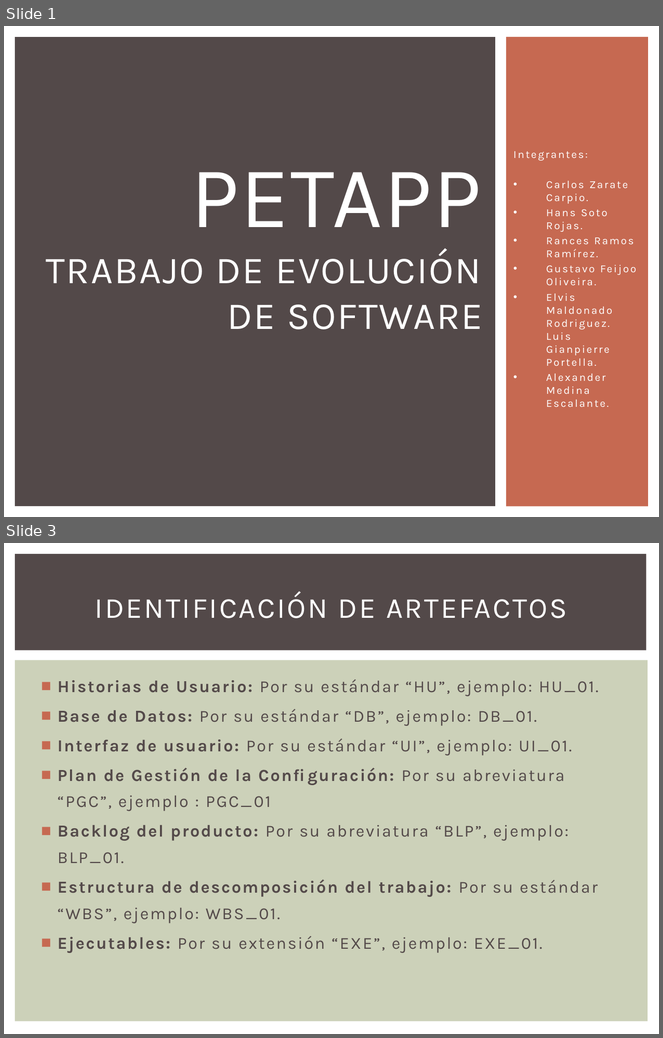
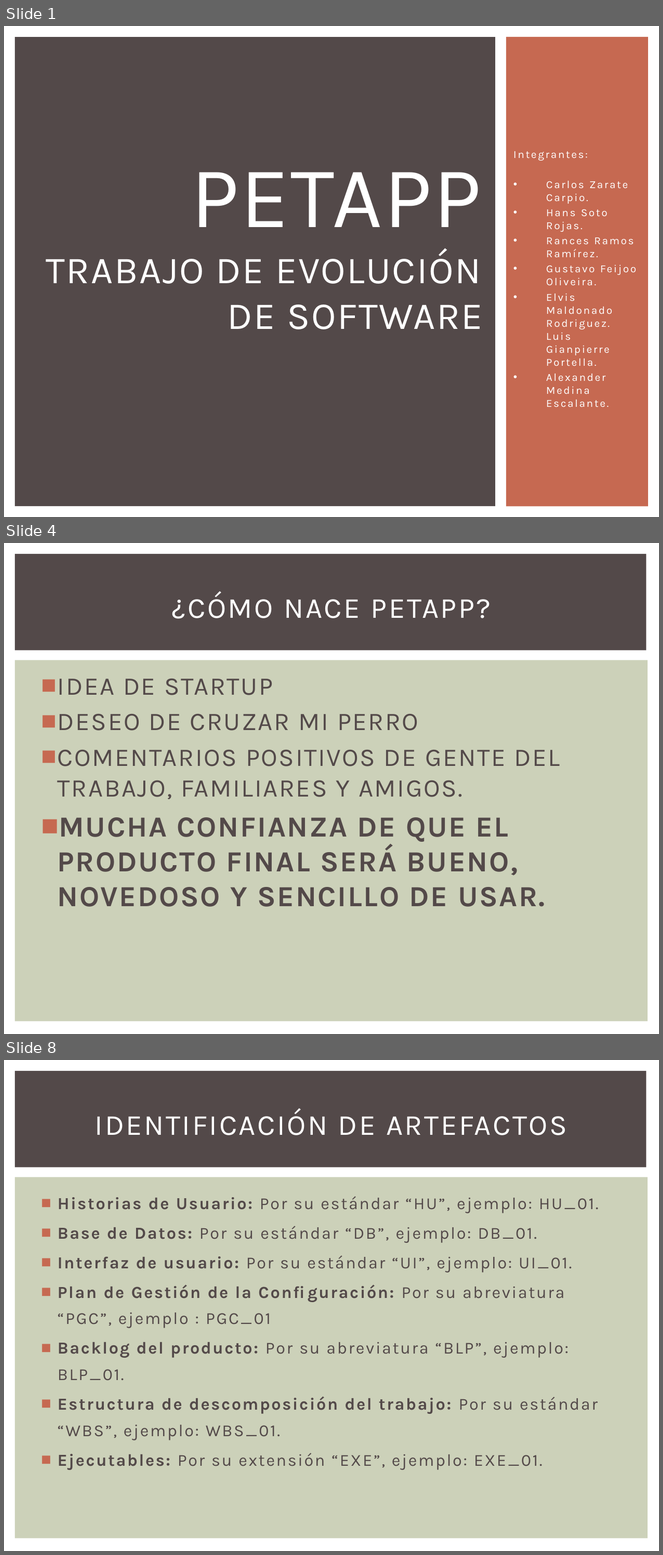
Before and after one commit to gianpierrepb/PetAPPEVO, a slide deck: Documentos/PETAPP.pptx. Shown one above the other, each under a label of ours: slides 1 and 3 before the commit, slides 1, 4 and 8 after it; the slides between them are not shown. The pictures are 663x1038 and 663x1555 pixels, drawn with LibreOffice and Linux fonts; fonts in the diff are those of the drawing. Boxes give left, top, right and bottom in pixels: in the first picture for what was removed or moved away, otherwise in the second. Text is boxed around its words. In the diff, an @@ line names an element or a change of style, - is before the commit and + after.

```diff
--- a/Documentos/PETAPP.pptx
+++ b/Documentos/PETAPP.pptx
@@ slide 4 added at (4,543,659,1034), background #FFFFFF; not listed: 2 template elements that a slide beside it also shows @@
@@ title added at (171,591,491,619), 32 pt, text #FFFFFF @@
+¿CÓMO NACE PETAPP?
@@ text added at (58,679,560,907), 28 pt, text #534949 @@
+■ IDEA DE STARTUP
+■ DESEO DE CRUZAR MI PERRO
+■ COMENTARIOS POSITIVOS DE GENTE DEL TRABAJO, FAMILIARES Y AMIGOS.
+■ MUCHA CONFIANZA DE QUE EL PRODUCTO FINAL SERÁ BUENO, NOVEDOSO Y SENCILLO DE USAR.
@@ what was slide 3 is now slide 8 @@
```
Also in this commit, not shown: 1 slide changed, 4 other slides added, 2 other files.
